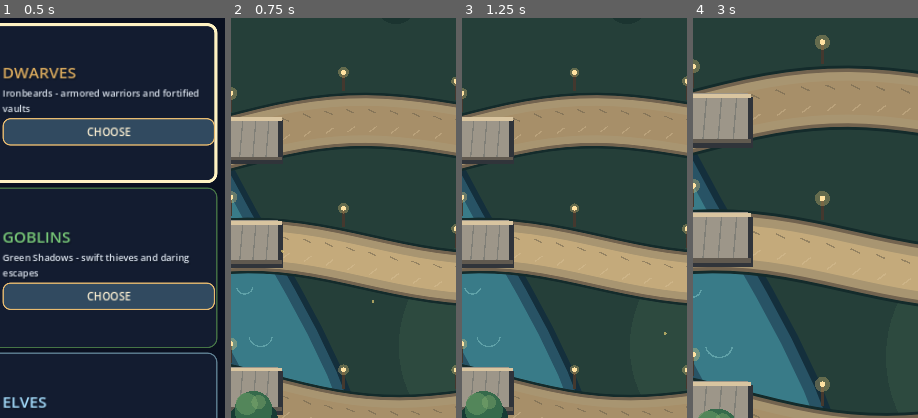
Above: before the commit, frames 1-4 (left to right).
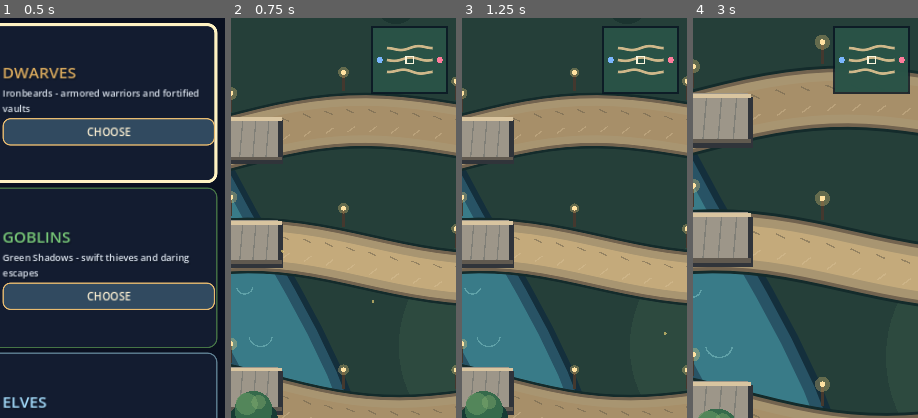
Above: after the commit, the same moments.

Repository: krzych3d/Gold-rush-mobile
Game: Godot game, scene res://main.tscn
Same seed, same stepped clock (60 frames per second), same inputs: the game is played once before the commit and once after it.
Inputs:
- Up to frame 1 (0.5 s): no input
- Up to frame 2 (0.75 s): click "PLAY AS DWARVES" at 0.5 s
- Up to frame 3 (1.25 s): no input
- Up to frame 4 (3 s): click "−" at 1.25 s; click "CENTER" at 2 s; click "+" at 2.75 s
The pictures show only the part of the screen within x 50-100%, y 8-58%; the shares and areas given below are measured in that part.

Frame 1 is identical in both runs. In frame 2, 1.2% of the frame differs, in the area x 62-97%, y 2-19%; in frame 3, 1.2%; in frame 4, 3.1%.

Commit message:
Add screen-space MOBA minimap with lanes, vaults and camera viewport indicator

Diff:
--- a/scripts/game.gd
+++ b/scripts/game.gd
@@ -638,6 +638,27 @@
 		var gy := center.y + cos(float(i) * 4.73 + visual_time * 0.4) * h * 0.48
 		arena.draw_circle(Vector2(gx, gy), 2.2, Color("ffdf7a", 0.6))
 	arena.draw_set_transform(Vector2.ZERO, 0.0, Vector2.ONE)
+	_draw_minimap()
+
+func _draw_minimap() -> void:
+	# Fixed screen-space overview, independent from the scrolling battlefield.
+	var origin := Vector2(arena.size.x - 132.0, 16.0)
+	var rect := Rect2(origin, Vector2(116, 102))
+	arena.draw_rect(rect.grow(4), Color("081522", 0.82))
+	arena.draw_rect(rect, Color("2b5548", 0.95))
+	for path in 3:
+		var points := PackedVector2Array()
+		for step in 25:
+			var world := _point(path, float(step) / 24.0, 0)
+			points.append(origin + Vector2(58, 51) + Vector2(world.x / 15.0, world.y / 11.0))
+		arena.draw_polyline(points, Color("cfb88a"), 3.0, true)
+	arena.draw_circle(origin + Vector2(10, 51), 5, Color("7ab6ff"))
+	arena.draw_circle(origin + Vector2(106, 51), 5, Color("ff7b9b"))
+	var viewport_center: Vector2 = -camera_offset / camera_zoom
+	var camera_marker := origin + Vector2(58, 51) + Vector2(viewport_center.x / 15.0, viewport_center.y / 11.0)
+	camera_marker.x = clampf(camera_marker.x, origin.x + 5.0, origin.x + 111.0)
+	camera_marker.y = clampf(camera_marker.y, origin.y + 5.0, origin.y + 97.0)
+	arena.draw_rect(Rect2(camera_marker - Vector2(6, 6), Vector2(12, 12)), Color("f9f5dc"), false, 2.0)
 
 func _draw_ruin(p: Vector2, seed: int) -> void:
 	var stone := Color("68716d") if seed % 2 == 0 else Color("77776b")
